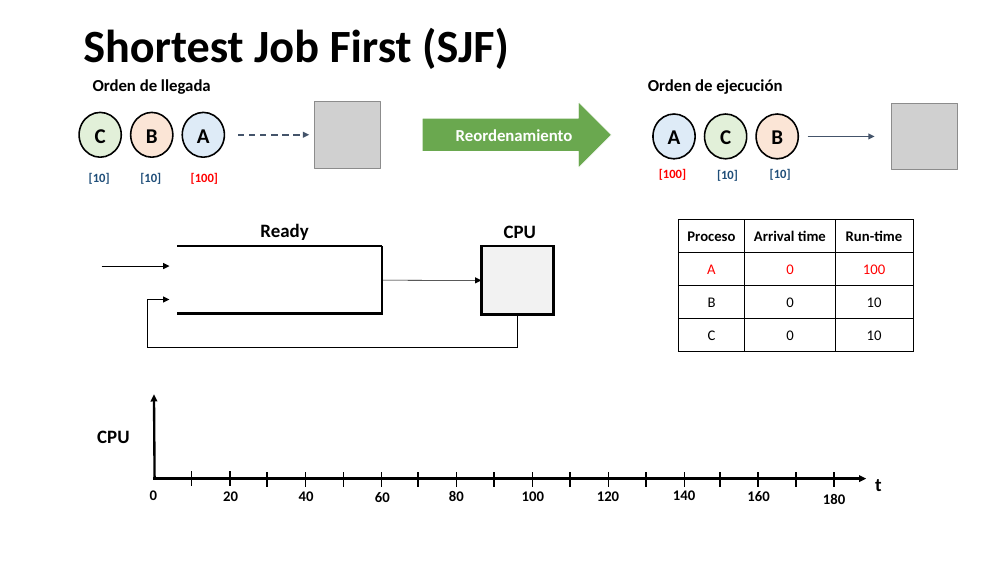
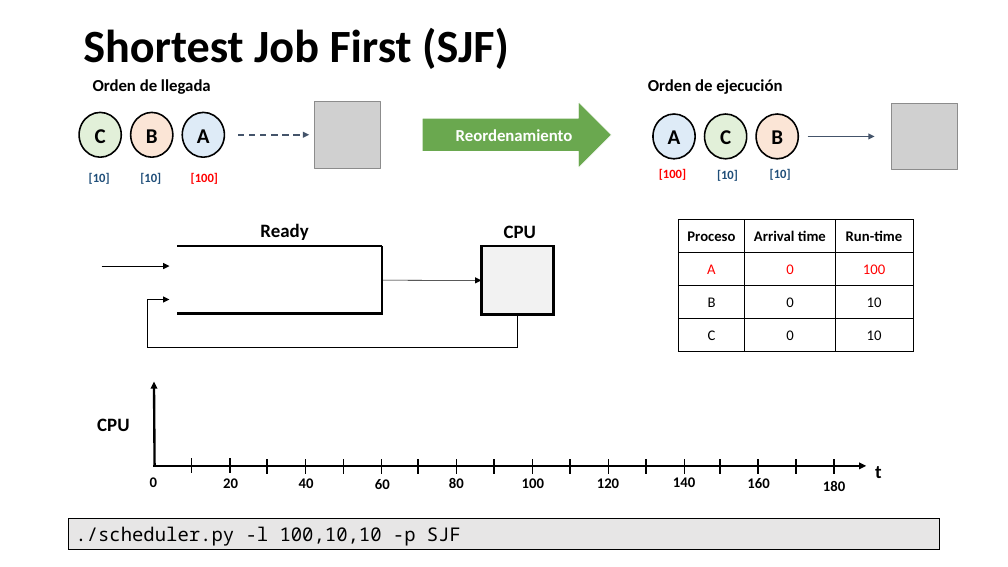
Before and after one commit to udea-so/apuntes_2026-2_SO-virtual, a slide deck: slide 31 of clase_05/SO_apuntes_clase5.pptx (slide 29 before the commit). Drawn at 1008x567 pixels with LibreOffice and Linux fonts; fonts in the diff are those of the drawing; grey boxes stand for pictures. Boxes give left, top, right and bottom in pixels: in the first picture for what was removed or moved away, otherwise in the second. Text is boxed around its words. In the diff, an @@ line names an element or a change of style, - is before the commit and + after.

```diff
--- a/clase_05/SO_apuntes_clase5.pptx
+++ b/clase_05/SO_apuntes_clase5.pptx
@@ 18 lines, 10 texts, 2 arrows: place and size @@
-18 lines, 10 texts, 2 arrows at (97,395,882,504)
+18 lines, 10 texts, 2 arrows at (97,382,882,491)
@@ text "0": place and size @@
-text "0" at (150,490,157,500)
+text "0" at (150,477,157,487)
@@ text "140": place and size @@
-text "140" at (673,490,695,500)
+text "140" at (673,477,695,487)
@@ rectangle added at (68,519,940,549), fill #E7E6E6, outline #000000 0.75 pt, 18 pt, text #000000 @@
+./scheduler.py -l 100,10,10 -p SJF
```
Also in this commit, not shown: 12 other slides changed, 2 slides added, 17 other files.
